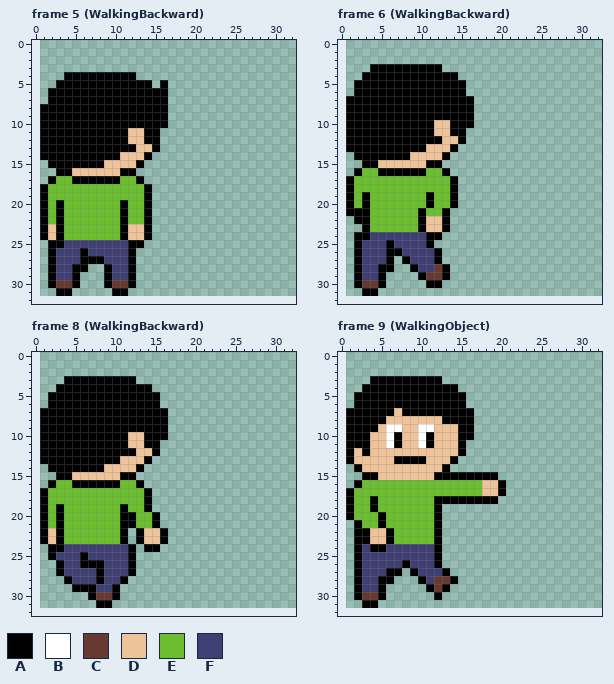
Two versions of one pixel-art file, ExportedAssets/Art/New Character.aseprite. Above is the file before it was changed.
32x32 pixels, 16 frames. Shown: frame 5 (WalkingBackward), frame 6 (WalkingBackward), frame 8 (WalkingBackward), frame 9 (WalkingObject). The old version is drawn lined up with the new one, on the new canvas. The commit also changed other frames, which this record leaves out.
Palette (. is transparent): A #000000  B #ffffff  C #663931  D #eec39a  E #6abe30  F #3f3f74
Pixels before, frame 5 (WalkingBackward), first column x 1:
 4 ...AAAAAAAAA....
 5 ..AAAAAAAAAAAA.A
 6 .AAAAAAAAAAAAAAA
 7 .AAAAAAAAAAAAAAA
 8 AAAAAAAAAAAAAAAA
 9 AAAAAAAAAAAAAAAA
10 AAAAAAAAAAAAAAAA
11 AAAAAAAAAAADDAA.
12 AAAAAAAAAAADDAA.
13 AAAAAAAAAAAADDA.
14 AAAAAAAAAADDDA..
15 .AAAAAAADDDDA...
16 ..AADDDDDDAA....
17 .AEEAAAAAAEEA...
18 AEEEEEEEEEEEEA..
19 AEEEEEEEEEEEEA..
20 AEAEEEEEEEAEEA..
21 AEAEEEEEEEAEEA..
22 AEAEEEEEEEAEEA..
23 ADAEEEEEEEADDA..
24 ADAEEEEEEEADDA..
25 .AAFFFFFFFFAA...
26 .AFFFAFFFFFA....
27 .AFFFAAAFFFA....
28 .AFFAA..AFFA....
29 .AFFA...AFFA....
30 .ACCA...ACCA....
31 ..AA.....AA.....
Pixels before, frame 6 (WalkingBackward), first column x 1:
 3 ...AAAAAAAAA....
 4 ..AAAAAAAAAAAA..
 5 .AAAAAAAAAAAAAA.
 6 .AAAAAAAAAAAAAA.
 7 AAAAAAAAAAAAAAAA
 8 AAAAAAAAAAAAAAAA
 9 AAAAAAAAAAAAAAAA
10 AAAAAAAAAAADDAAA
11 AAAAAAAAAAADDAA.
12 AAAAAAAAAAAADDA.
13 AAAAAAAAAADDDA..
14 .AAAAAAADDDDA...
15 ..AADDDDDDAA....
16 .AEEAAAAAAEEA...
17 AEEEEEEEEEEEEA..
18 AEEEEEEEEEEEEA..
19 AEAEEEEEEEAEEA..
20 AEAEEEEEEEAEEA..
21 AAAEEEEEEAEEA...
22 .AAEEEEEEADDA...
23 ..AEEEEEEADDA...
24 .AAFFFFFFFAA....
25 .AFFFAFFFFA.....
26 .AFFFAAFFFFA....
27 .AFFFA.AFFFA....
28 .AFFAA..AFFCA...
29 .AFFA....ACCA...
30 .ACCA.....AA....
31 ..AA............
Pixels before, frame 8 (WalkingBackward), first column x 1:
 3 ...AAAAAAAAA....
 4 ..AAAAAAAAAAAA..
 5 .AAAAAAAAAAAAAA.
 6 .AAAAAAAAAAAAAA.
 7 AAAAAAAAAAAAAAAA
 8 AAAAAAAAAAAAAAAA
 9 AAAAAAAAAAAAAAAA
10 AAAAAAAAAAADDAAA
11 AAAAAAAAAAADDAA.
12 AAAAAAAAAAAADDA.
13 AAAAAAAAAADDDA..
14 .AAAAAAADDDDA...
15 ..AADDDDDDAA....
16 .AEEAAAAAAEEA...
17 AEEEEEEEEEEEEA..
18 AEEEEEEEEEEEEA..
19 AEAEEEEEEEAEEA..
20 AEAEEEEEEEAAEEA.
21 AEAEEEEEEEAAEEA.
22 ADAEEEEEEEA.ADDA
23 ADAEEEEEEEA.ADDA
24 .AAFFFFFFFFA.AA.
25 .AFFFAFFFFFA....
26 ..AFFAAAFFFA....
27 ..AFFFFAFFFA....
28 ...AFFFAFFA.....
29 ....AAAFFA......
30 ......ACCA......
31 .......AA.......
Pixels before, frame 9 (WalkingObject), first column x 1:
 3 ...AAAAAAAAA........
 4 ..AAAAAAAAAAAA......
 5 .AAAAAAAAAAAAAA.....
 6 .AAAAAAAAAAAAAA.....
 7 AAAAAADAAAAAAAAA....
 8 AAAAADDDDDDDAAAA....
 9 AAAADBBDDBBDDDAA....
10 AAADDBADDBADDDAA....
11 AAADDBADDBADDDA.....
12 ADADDDDDDDDDDDA.....
13 ADDDDDAAAADDDA......
14 .ADDDDDDDDDDA.......
15 ..AADDDDDDDAAAAAAAA.
16 .AEEEEEEEEEEEEEEEDDA
17 AEEEEEEEEEEEEEEEEDDA
18 AEEAEEEEEEEAAAAAAAA.
19 AEEAEEEEEEEA........
20 AEEEAEEEEEEA........
21 .AEEAEEEEEEA........
22 .AADDAEEEEEA........
23 .AADDAEEEEEA........
24 .AFAAFFFFFFA........
25 .AFFFFFFFFFA........
26 .AFFFFFAFFFA........
27 .AFFFAA.AFFFA.......
28 .AFFAA...AFCCA......
29 .AFFA.....ACA.......
30 .ACCA......A........
31 ..AA................
Now the later version:
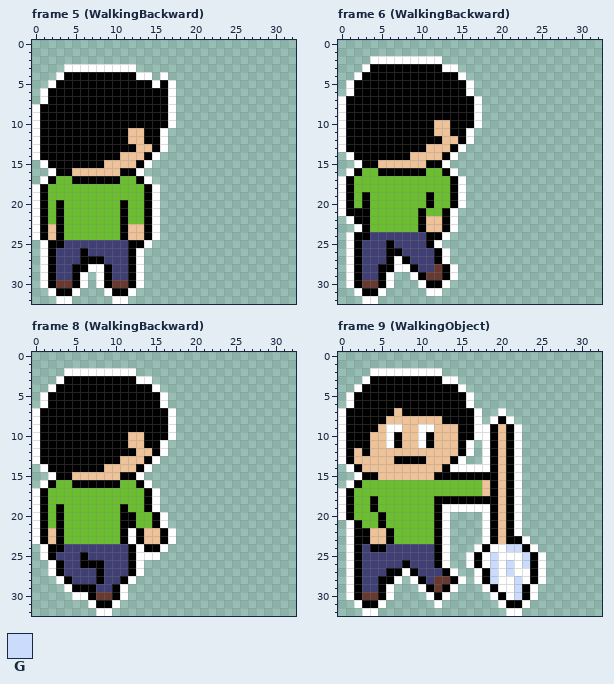
Colours new in this view: G #cbdbfc
Change:
canvas 32x32 -> 33x33, the old top-left corner now at 1,0
Changed rows in their new state; - is an unchanged pixel.
Frame 5 (WalkingBackward):
first column x 0:
 3 ----BBBBBBBBB-----
 4 ---B---------BB-B-
 5 --B------------B-B
 6 -B---------------B
 7 -B---------------B
 8 B----------------B
 9 B----------------B
10 B----------------B
11 B---------------B-
12 B---------------B-
13 B---------------B-
14 B--------------B--
15 -B------------B---
16 --B----------B----
17 -B------------B---
18 B--------------B--
19 B--------------B--
20 B--------------B--
21 B--------------B--
22 B--------------B--
23 B--------------B--
24 B--------------B--
25 -B------------B---
26 -B-----------B----
27 -B-----------B----
28 -B-----BB----B----
29 -B----B-B----B----
30 -B----B-B----B----
31 --B--B---B--B-----
32 ---BB-----BB------
Frame 6 (WalkingBackward):
first column x 0:
 2 ----BBBBBBBBB-----
 3 ---B---------BB---
 4 --B------------B--
 5 -B--------------B-
 6 -B--------------B-
 7 B----------------B
 8 B----------------B
 9 B----------------B
10 B----------------B
11 B---------------B-
12 B---------------B-
13 B--------------B--
14 -B------------B---
15 --B----------B----
16 -B------------B---
17 B--------------B--
18 B--------------B--
19 B--------------B--
20 B--------------B--
21 B-------------B---
22 -B------------B---
23 --B-----------B---
24 -B-----------B----
25 -B----------B-----
26 -B-----------B----
27 -B-----B-----B----
28 -B-----BB-----B---
29 -B----B--B----B---
30 -B----B---B--B----
31 --B--B-----BB-----
32 ---BB-------------
Frame 8 (WalkingBackward):
first column x 0:
 2 ----BBBBBBBBB-----
 3 ---B---------BB---
 4 --B------------B--
 5 -B--------------B-
 6 -B--------------B-
 7 B----------------B
 8 B----------------B
 9 B----------------B
10 B----------------B
11 B---------------B-
12 B---------------B-
13 B--------------B--
14 -B------------B---
15 --B----------B----
16 -B------------B---
17 B--------------B--
18 B--------------B--
19 B--------------B--
20 B---------------B-
21 B---------------B-
22 B-----------B----B
23 B-----------B----B
24 -B-----------B--B-
25 -B-----------BBB--
26 --B----------B----
27 --B----------B----
28 ---B--------B-----
29 ----B------B------
30 -----BB----B------
31 -------B--B-------
32 --------BB--------
Frame 9 (WalkingObject):
first column x 0:
 2 ----BBBBBBBBB-------------
 3 ---B---------BB-----------
 4 --B------------B----------
 5 -B--------------B---------
 6 -B--------------B---------
 7 B----------------B--B-----
 8 B----------------B-BAB----
 9 B----------------BBADAB---
10 B----------------BBADAB---
11 B---------------B-BADAB---
12 B---------------B-BADAB---
13 B--------------B--BADAB---
14 -B------------BBBBBADAB---
15 --B-----------------DAB---
16 -B-----------------ADAB---
17 B------------------ADAB---
18 B-------------------DAB---
19 B------------BBBBBBADAB---
20 B------------B----BADAB---
21 -B-----------B----BADAB---
22 -B-----------B----BADAB---
23 -B-----------B----BADAAB--
24 -B-----------B---BABBGGAB-
25 -B-----------B--BABGBBBGAB
26 -B-----------B--BABGBGBGAB
27 -B------B-----B--BAGBGBBAB
28 -B-----B-B-----B-BAGBBGBAB
29 -B----B---B---B---BABBGAB-
30 -B----B----B-B-----BABGAB-
31 --B--B------B-------BAAB--
32 ---BB----------------BB---
Pixel boxes of the changes (left, top, right, bottom) in both pictures:
added: (32, 64, 176, 304)
added: (338, 56, 482, 304)
added: (32, 368, 176, 616)
changed: (338, 368, 546, 616)
